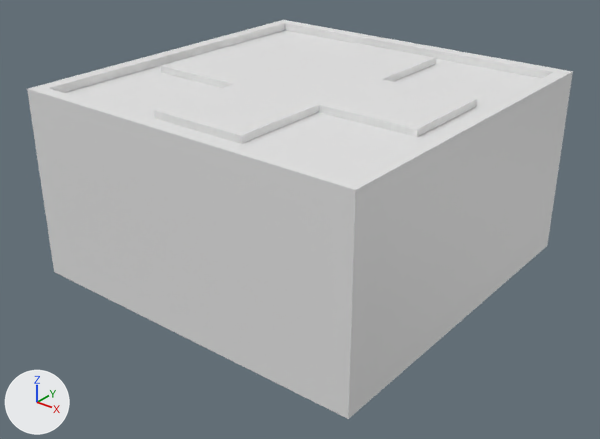
One commit to the FBX model SferoTestVR/Assets/Art/Models/Obstacles/ExtendingPlatform.fbx: the scene before it, then after it.
Before and after are seen from a camera (50 mm lens) standing at (7.73, -3.29, 1.76) and looking at (5.19, -0.11, -0.21). The axes (+X, +Y, +Z) are drawn at lower left. The lights are the same throughout.

Script lines for the objects in view, before the commit:
```python
me_extendingplatform = bpy.data.meshes.new('ExtendingPlatform')
me_extendingplatform.from_pydata(...)  # 56 vertices, 50 faces; spans x -1.0..1.0, y -1.0..1.0, z -0.51..0.54
ob_extendingplatform = bpy.data.objects.new('ExtendingPlatform', me_extendingplatform)
ob_extendingplatform.location = (5.16, 0.0, 0.0)
```
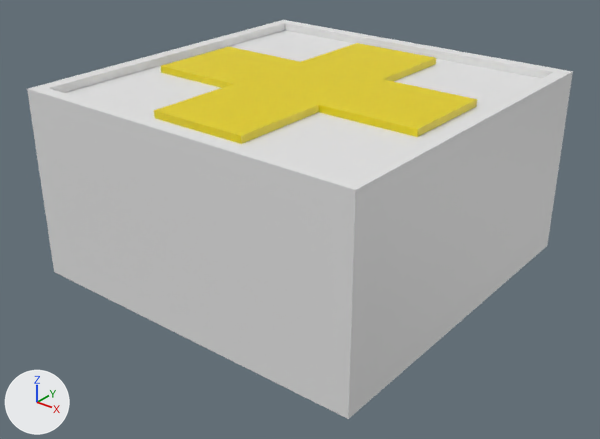
The newer file is also turned or shifted as a whole; pictures and numbers use the older file's frame.

The edits, one by one:
Material 'mat2' (mat_mat2) is new.
Its base color is (0.8, 0.652, 0.0) (yellow #e7d300).
Material 'mat1' (mat_mat1) is new.
Its base color is (0.8, 0.8, 0.8) (white #e7e7e7).
me_extendingplatform has 56 vertices, 50 faces and spans x -1.0..1.0, y -1.0..1.0, z -0.51..0.54.
me_extendingplatform is used by ob_extendingplatform; location (5.16, 0.0, 0.0).
me_extendingplatform part 1: all 17 faces centred in x -0.82..0.82, y -0.82..0.82, z 0.51..0.53 switch from no material to mat_mat2 (yellow #e7d300).
me_extendingplatform now uses material mat_mat1 (white #e7e7e7).

Pixel boxes [x1, y1, x2, y2] of what changed, in the pictures (600 x 439 px):
part 1 of me_extendingplatform, recoloured (white to yellow)
    both: [154, 43, 477, 144]
